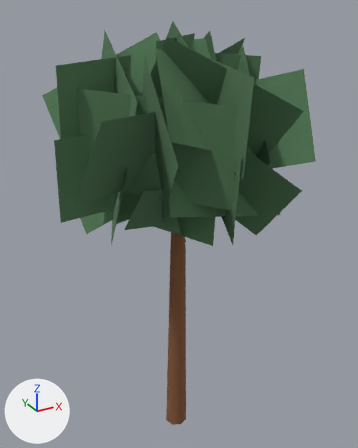
The glTF model public/models/pine.glb as it was, and as the next commit left it.
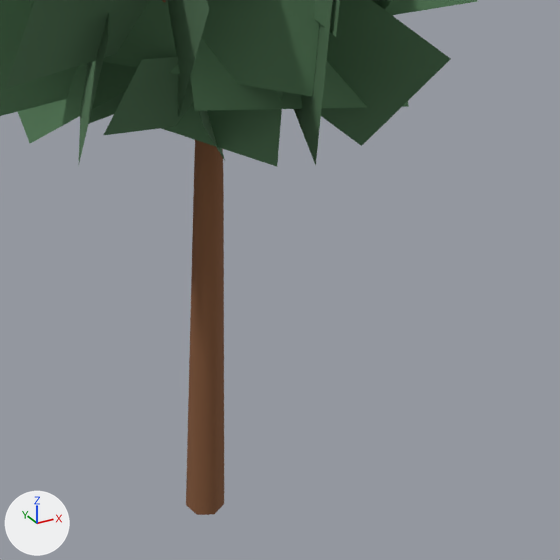
Each version appears first whole from a 50 mm lens placed at (-5.34, -9.89, 11.22), pointed at (0.28, 0.32, 6.11), and next in a close-up on the part from 20% to 100% of the width and 36% to 100% of the height. The axes (+X, +Y, +Z) are drawn at lower left. The lights are the same throughout. The last two pictures show the newer version. Where no turn or scale is listed for an object, it has been applied to the vertices. Vertices at exactly the same position are counted once.

Before the edit, the objects in view are built like this:
```python
me_mesh_0 = bpy.data.meshes.new('Mesh_0')
me_mesh_0.from_pydata(...)  # 156 vertices, 78 faces; spans x -2.81..3.09, y -2.98..3.14, z 6.0..10.94
me_mesh_0.materials.append(mat_leaf_pine_cards)  # dark green #557b58
me_mesh_1 = bpy.data.meshes.new('Mesh_1')
me_mesh_1.from_pydata(...)  # 225 vertices, 392 faces; spans x -1.35..1.48, y -1.34..1.47, z 0.0..9.88
me_mesh_1.materials.append(mat_bark)  # brown #825637
ob_mesh_0 = bpy.data.objects.new('Mesh_0', me_mesh_0)
ob_mesh_0.location = (0.0, 0.0, 0.0)
ob_mesh_1 = bpy.data.objects.new('Mesh_1', me_mesh_1)
ob_mesh_1.location = (0.0, 0.0, 0.0)
```
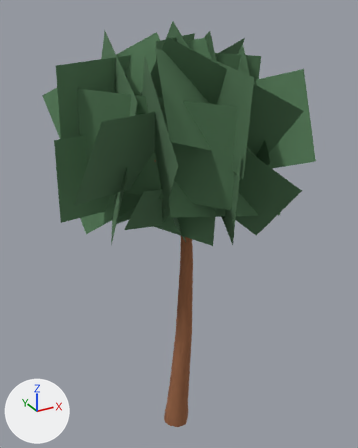
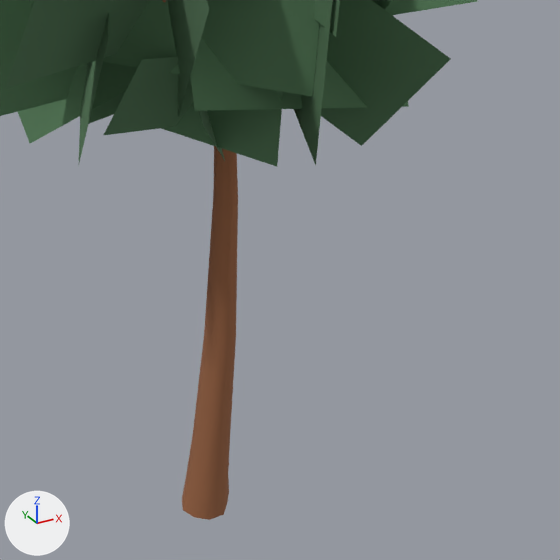
What differs and where, as boxes (x1, y1, x2, y2) in the close-ups (560 x 560 px):
'Mesh_1', reshaped: before (162, 0, 224, 515); after (162, 0, 238, 520)
part 1 of me_mesh_1, rebuilt: before (186, 172, 224, 515); after (182, 146, 238, 520)
part 2 of me_mesh_1, deleted (brown): before (194, 140, 223, 176)

Patch to the scene script:
```diff
--- a/public/models/pine.glb.py
+++ b/public/models/pine.glb.py
@@ mat_bark_pine_texture @@
+mat_bark_pine_texture = principled_material('bark_pine_texture')
+mat_bark_pine_texture.base_color = (0.309, 0.122, 0.0529)  # brown #976241
+mat_bark_pine_texture.roughness = 1.0
@@ me_mesh_1 @@
 # used by ob_mesh_1; location = (0.0, 0.0, 0.0)
-me_mesh_1.from_pydata(...)  # 225 vertices, 392 faces; spans x -1.35..1.48, y -1.34..1.47, z 0.0..9.88
-me_mesh_1.materials.append(mat_bark)  # brown #825637
+me_mesh_1.from_pydata(...)  # 270 vertices, 486 faces; spans x -1.35..1.48, y -1.34..1.47, z 0.0..9.88
+# me_mesh_1 part 1: the loose piece of 17 vertices spanning x -0.29..0.29, y -0.3..0.27, z 0.0..5.62 is rebuilt with 81 vertices and now spans x -0.38..0.44, y -0.37..0.41, z 0.0..9.88, in mat_bark_pine_texture (brown #976241)
+# me_mesh_1 part 2: the loose piece of 16 vertices spanning x -0.12..0.26, y -0.19..0.18, z 5.61..9.88 is deleted
+# other edits to the shape of me_mesh_1 do not show in these pictures
+me_mesh_1.materials.append(mat_bark_pine_texture)  # brown #976241
```
